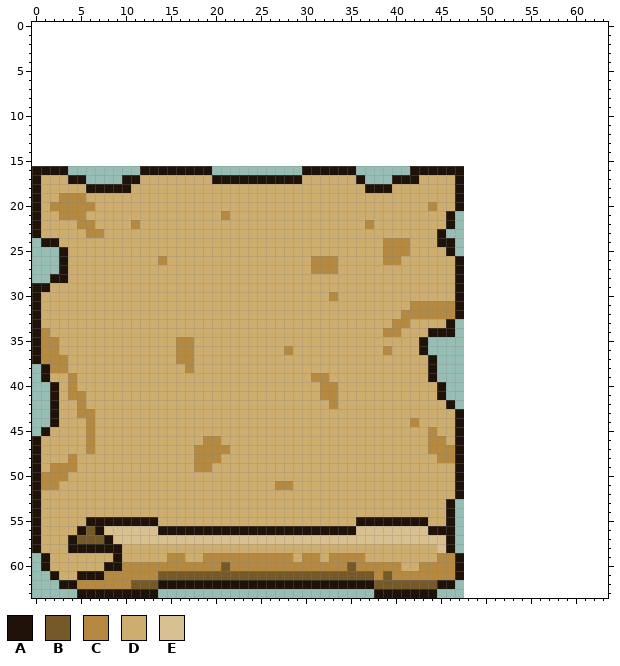
Edited in one commit: pixel-art sprite (Art/16x16 Pixel Art Roguelike (Forest) Pack/ui/pause_menu_ui_9-patch.png). Above, as it was before the edit.
The file is 48x48 pixels. The old version is drawn lined up with the new one, on the new canvas.
Palette (. is transparent): A #1f1209  B #755929  C #b58a40  D #ceae6f  E #d9c091
Pixels before (only the part around the change), first column x 0:
 0 ................................................................
 1 ................................................................
 2 ................................................................
 3 ................................................................
 4 ................................................................
 5 ................................................................
 6 ................................................................
 7 ................................................................
 8 ................................................................
 9 ................................................................
10 ................................................................
11 ................................................................
12 ................................................................
13 ................................................................
14 ................................................................
15 ................................................................
16 AAAA........AAAAAAAA..........AAAAAA......AAAAAA................
17 ADDDAA....AADDDDDDDDAAAAAAAAAADDDDDDA...AAADDDDA................
18 ADDDDDAAAAADDDDDDDDDDDDDDDDDDDDDDDDDDAAADDDDDDDA................
19 ADDCCCDDDDDDDDDDDDDDDDDDDDDDDDDDDDDDDDDDDDDDDDDA................
20 ADCCCCCDDDDDDDDDDDDDDDDDDDDDDDDDDDDDDDDDDDDDCDDA................
21 ADDCCCDDDDDDDDDDDDDDDCDDDDDDDDDDDDDDDDDDDDDDDDA.................
22 ADDDDCCDDDDCDDDDDDDDDDDDDDDDDDDDDDDDDCDDDDDDDDA.................
23 ADDDDDCCDDDDDDDDDDDDDDDDDDDDDDDDDDDDDDDDDDDDDA..................
24 .AADDDDDDDDDDDDDDDDDDDDDDDDDDDDDDDDDDDDCCCDDDAA.................
25 ...ADDDDDDDDDDDDDDDDDDDDDDDDDDDDDDDDDDDCCCDDDDA.................
26 ...ADDDDDDDDDDCDDDDDDDDDDDDDDDDCCCDDDDDCCDDDDDDA................
27 ...ADDDDDDDDDDDDDDDDDDDDDDDDDDDCCCDDDDDDDDDDDDDA................
28 ..AADDDDDDDDDDDDDDDDDDDDDDDDDDDDDDDDDDDDDDDDDDDA................
29 AADDDDDDDDDDDDDDDDDDDDDDDDDDDDDDDDDDDDDDDDDDDDDA................
30 ADDDDDDDDDDDDDDDDDDDDDDDDDDDDDDDDCDDDDDDDDDDDDDA................
31 ADDDDDDDDDDDDDDDDDDDDDDDDDDDDDDDDDDDDDDDDDCCCCCA................
32 ADDDDDDDDDDDDDDDDDDDDDDDDDDDDDDDDDDDDDDDDCCCCCCA................
33 ADDDDDDDDDDDDDDDDDDDDDDDDDDDDDDDDDDDDDDDCCDDDDA.................
34 ACDDDDDDDDDDDDDDDDDDDDDDDDDDDDDDDDDDDDDCCDDDAAA.................
35 ACCDDDDDDDDDDDDDCCDDDDDDDDDDDDDDDDDDDDDDDDDA....................
36 ACCDDDDDDDDDDDDDCCDDDDDDDDDDCDDDDDDDDDDCDDDA....................
37 ACCCDDDDDDDDDDDDCCDDDDDDDDDDDDDDDDDDDDDDDDDDA...................
38 .ACCDDDDDDDDDDDDDCDDDDDDDDDDDDDDDDDDDDDDDDDDA...................
39 .ADDCDDDDDDDDDDDDDDDDDDDDDDDDDDCCDDDDDDDDDDDA...................
40 ..ADCDDDDDDDDDDDDDDDDDDDDDDDDDDDCCDDDDDDDDDDDA..................
41 ..ADCCDDDDDDDDDDDDDDDDDDDDDDDDDDCCDDDDDDDDDDDA..................
42 ..ADDCDDDDDDDDDDDDDDDDDDDDDDDDDDDCDDDDDDDDDDDDA.................
43 ..ADDCCDDDDDDDDDDDDDDDDDDDDDDDDDDDDDDDDDDDDDDDDA................
44 ..ADDDCDDDDDDDDDDDDDDDDDDDDDDDDDDDDDDDDDDDCDDDDA................
45 .ADDDDCDDDDDDDDDDDDDDDDDDDDDDDDDDDDDDDDDDDDDCDDA................
46 ADDDDDCDDDDDDDDDDDDCCDDDDDDDDDDDDDDDDDDDDDDDCCDA................
47 ADDDDDCDDDDDDDDDDDCCCCDDDDDDDDDDDDDDDDDDDDDDCCCA................
48 ADDDCDDDDDDDDDDDDDCCCDDDDDDDDDDDDDDDDDDDDDDDDCCA................
49 ADCCCDDDDDDDDDDDDDCCDDDDDDDDDDDDDDDDDDDDDDDDDDDA................
50 ACCCDDDDDDDDDDDDDDDDDDDDDDDDDDDDDDDDDDDDDDDDDDDA................
51 ACCDDDDDDDDDDDDDDDDDDDDDDDDCCDDDDDDDDDDDDDDDDDDA................
52 ADDDDDDDDDDDDDDDDDDDDDDDDDDDDDDDDDDDDDDDDDDDDDDA................
53 ADDDDDDDDDDDDDDDDDDDDDDDDDDDDDDDDDDDDDDDDDDDDDA.................
54 ADDDDDDDDDDDDDDDDDDDDDDDDDDDDDDDDDDDDDDDDDDDDDA.................
55 ADDDDDAAAAAAAADDDDDDDDDDDDDDDDDDDDDDAAAAAAAADDA.................
56 ADDDDABAEEEEEEAAAAAAAAAAAAAAAAAAAAAAEEEEEEEEAAA.................
57 ADDDABBBAEEEEEEEEEEEEEEEEEEEEEEEEEEEEEEEEEEEEEA.................
58 ADDDAAAAAADDDDDDDDDDDDDDDDDDDDDDDDDDDDDDDDDDDEA.................
59 .ADDDDDDDADDDDDCCDDCCCCCCCCCCDCCDCCCCDDDDDDDDCCA................
60 .ADDDDDDAACCCCCCCCCCCBCCCCCCCCCCCCCBCCCCCDDCCCCA................
61 ..ADDAAACCCCCCBBBBBBBBBBBBBBBBBBBBBBBBCBCCCCCCCA................
62 ...AACCCCCCBBBAAAAAAAAAAAAAAAAAAAAAAAABBBBBBBAA.................
63 .....AAAAAAAAA........................AAAAAAA...................
And afterwards:
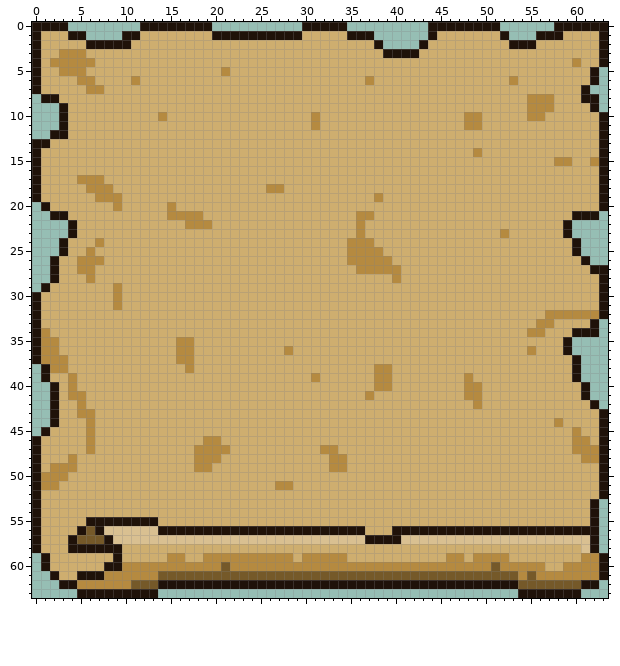
The edit:
canvas 48x48 -> 64x64, the old top-left corner now at 0,16
y 0: x 0..3 .... -> AAAA; x 12..19 ........ -> AAAAAAAA; x 30..34 ..... -> AAAAA; x 44..51 ........ -> AAAAAAAA; x 58..63 ...... -> AAAAAA
y 1: x 0..5 ...... -> ADDDAA; x 10..37 ............................ -> AADDDDDDDDAAAAAAAAAADDDDDAAA; x 44..52 ......... -> ADDDDDDDA; x 56..63 ........ -> AAADDDDA
y 2: x 0..38 ....................................... -> ADDDDDAAAAADDDDDDDDDDDDDDDDDDDDDDDDDDDA; x 43..63 ..................... -> ADDDDDDDDDAAADDDDDDDA
y 3: x 0..63 ................................................................ -> ADDCCCDDDDDDDDDDDDDDDDDDDDDDDDDDDDDDDDDAAAADDDDDDDDDDDDDDDDDDDDA
y 4: x 0..63 ................................................................ -> ADCCCCCDDDDDDDDDDDDDDDDDDDDDDDDDDDDDDDDDDDDDDDDDDDDDDDDDDDDDCDDA
y 5: x 0..62 ............................................................... -> ADDCCCDDDDDDDDDDDDDDDCDDDDDDDDDDDDDDDDDDDDDDDDDDDDDDDDDDDDDDDDA
y 6: x 0..62 ............................................................... -> ADDDDCCDDDDCDDDDDDDDDDDDDDDDDDDDDDDDDCDDDDDDDDDDDDDDDCDDDDDDDDA
y 7: x 0..61 .............................................................. -> ADDDDDCCDDDDDDDDDDDDDDDDDDDDDDDDDDDDDDDDDDDDDDDDDDDDDDDDDDDDDA
y 8: x 1..62 .............................................................. -> AADDDDDDDDDDDDDDDDDDDDDDDDDDDDDDDDDDDDDDDDDDDDDDDDDDDDCCCDDDAA
y 9: x 3..62 ............................................................ -> ADDDDDDDDDDDDDDDDDDDDDDDDDDDDDDDDDDDDDDDDDDDDDDDDDDDCCCDDDDA
y 10: x 3..63 ............................................................. -> ADDDDDDDDDDCDDDDDDDDDDDDDDDDCDDDDDDDDDDDDDDDDCCDDDDDCCDDDDDDA
y 11: x 3..63 ............................................................. -> ADDDDDDDDDDDDDDDDDDDDDDDDDDDCDDDDDDDDDDDDDDDDCCDDDDDDDDDDDDDA
y 12: x 2..63 .............................................................. -> AADDDDDDDDDDDDDDDDDDDDDDDDDDDDDDDDDDDDDDDDDDDDDDDDDDDDDDDDDDDA
y 13: x 0..63 ................................................................ -> AADDDDDDDDDDDDDDDDDDDDDDDDDDDDDDDDDDDDDDDDDDDDDDDDDDDDDDDDDDDDDA
y 14: x 0..63 ................................................................ -> ADDDDDDDDDDDDDDDDDDDDDDDDDDDDDDDDDDDDDDDDDDDDDDDDCDDDDDDDDDDDDDA
y 15: x 0..63 ................................................................ -> ADDDDDDDDDDDDDDDDDDDDDDDDDDDDDDDDDDDDDDDDDDDDDDDDDDDDDDDDDCCDDCA
y 16: x 1..63 AAA........AAAAAAAA..........AAAAAA......AAAAAA................ -> DDDDDDDDDDDDDDDDDDDDDDDDDDDDDDDDDDDDDDDDDDDDDDDDDDDDDDDDDDDDDDA
y 17: x 4..11 AA....AA -> DCCCDDDD; x 20..29 AAAAAAAAAA -> DDDDDDDDDD; x 36..42 A...AAA -> DDDDDDD; x 47..63 A................ -> DDDDDDDDDDDDDDDDA
y 18: x 6..10 AAAAA -> CCCDD; x 26..27 DD -> CC; x 37..39 AAA -> DDD; x 47..63 A................ -> DDDDDDDDDDDDDDDDA
y 19: x 3..5 CCC -> DDD; x 7..9 DDD -> CCC; x 38 D -> C; x 47..63 A................ -> DDDDDDDDDDDDDDDDA
y 20: x 0..6 ADCCCCC -> .ADDDDD; x 9 D -> C; x 15 D -> C; x 44 C -> D; x 47..63 A................ -> DDDDDDDDDDDDDDDDA
y 21: x 0..5 ADDCCC -> ..AADD; x 15..18 DDDD -> CCCC; x 21 C -> D; x 36..37 DD -> CC; x 46..62 A................ -> DDDDDDDDDDDDDDAAA
y 22: x 0..6 ADDDDCC -> ....ADD; x 11 C -> D; x 17..19 DDD -> CCC; x 36..37 DC -> CD; x 46..59 A............. -> DDDDDDDDDDDDDA
y 23: x 0..4 ADDDD -> ....A; x 6..7 CC -> DD; x 36 D -> C; x 45..59 A.............. -> DDDDDDDCDDDDDDA
y 24: x 1..3 AAD -> ..A; x 7 D -> C; x 35..37 DDD -> CCC; x 39..41 CCC -> DDD; x 45..60 AA.............. -> DDDDDDDDDDDDDDDA
y 25: x 6 D -> C; x 35..41 DDDDCCC -> CCCCDDD; x 46..60 A.............. -> DDDDDDDDDDDDDDA
y 26: x 2..3 .A -> AD; x 5..7 DDD -> CCC; x 14 C -> D; x 31..33 CCC -> DDD; x 35..38 DDDD -> CCCC; x 40 C -> D; x 47..61 A.............. -> DDDDDDDDDDDDDDA
y 27: x 2..3 .A -> AD; x 5..6 DD -> CC; x 31..33 CCC -> DDD; x 36..40 DDDDD -> CCCCC; x 47..63 A................ -> DDDDDDDDDDDDDDDAA
y 28: x 3 A -> D; x 6 D -> C; x 40 D -> C; x 47..63 A................ -> DDDDDDDDDDDDDDDDA
y 29: x 0 A -> .; x 9 D -> C; x 47..63 A................ -> DDDDDDDDDDDDDDDDA
y 30: x 9 D -> C; x 33 C -> D; x 47..63 A................ -> DDDDDDDDDDDDDDDDA
y 31: x 9 D -> C; x 42..63 CCCCCA................ -> DDDDDDDDDDDDDDDDDDDDDA
y 32: x 41..63 CCCCCCA................ -> DDDDDDDDDDDDDDDDCCCCCCA
y 33: x 40..41 CC -> DD; x 46..62 A................ -> DDDDDDDDDDCCDDDDA
y 34: x 39..40 CC -> DD; x 44..62 AAA................ -> DDDDDDDDDDDCCDDDAAA
y 35: x 43..59 A................ -> DDDDDDDDDDDDDDDDA
y 36: x 39 C -> D; x 43..59 A................ -> DDDDDDDDDDDDCDDDA
y 37: x 44..60 A................ -> DDDDDDDDDDDDDDDDA
y 38: x 38..39 DD -> CC; x 44..60 A................ -> DDDDDDDDDDDDDDDDA
y 39: x 32 C -> D; x 38..39 DD -> CC; x 44..60 A................ -> DDDDCDDDDDDDDDDDA
y 40: x 32..33 CC -> DD; x 38..39 DD -> CC; x 45..61 A................ -> DDDCCDDDDDDDDDDDA
y 41: x 32..33 CC -> DD; x 37 D -> C; x 45..61 A................ -> DDDCCDDDDDDDDDDDA
y 42: x 33 C -> D; x 46..62 A................ -> DDDCDDDDDDDDDDDDA
y 43: x 47..63 A................ -> DDDDDDDDDDDDDDDDA
y 44: x 42 C -> D; x 47..63 A................ -> DDDDDDDDDDDCDDDDA
y 45: x 44 C -> D; x 47..63 A................ -> DDDDDDDDDDDDDCDDA
y 46: x 44..45 CC -> DD; x 47..63 A................ -> DDDDDDDDDDDDDCCDA
y 47: x 32..33 DD -> CC; x 44..63 CCCA................ -> DDDDDDDDDDDDDDDDCCCA
y 48: x 33..34 DD -> CC; x 45..63 CCA................ -> DDDDDDDDDDDDDDDDCCA
y 49: x 33..34 DD -> CC; x 47..63 A................ -> DDDDDDDDDDDDDDDDA
y 50..52: x 47..63 A................ -> DDDDDDDDDDDDDDDDA
y 53..54: x 46..62 A................ -> DDDDDDDDDDDDDDDDA
y 55: x 36..43 AAAAAAAA -> DDDDDDDD; x 46..62 A................ -> DDDDDDDDDDDDDDDDA
y 56: x 36..43 EEEEEEEE -> ADDDAAAA; x 47..62 ................ -> AAAAAAAAAAAAAAAA
y 57: x 37..40 EEEE -> AAAA; x 46..62 A................ -> EEEEEEEEEEEEEEEEA
y 58: x 45..62 EA................ -> DDDDDDDDDDDDDDDDEA
y 59: x 32 D -> C; x 35..36 CC -> DD; x 45 C -> D; x 47..63 A................ -> CDCCCCDDDDDDDDCCA
y 60: x 35 B -> C; x 41..42 DD -> CC; x 47..63 A................ -> CCCCBCCCCCDDCCCCA
y 61: x 38 C -> B; x 40..63 CCCCCCCA................ -> BBBBBBBBBBBBBBCBCCCCCCCA
y 62: x 38..44 BBBBBBB -> AAAAAAA; x 47..62 ................ -> AAAAAAABBBBBBBAA
y 63: x 38..44 AAAAAAA -> .......; x 54..60 ....... -> AAAAAAA
Where, in picture pixels (left, top, right, bottom), the same in both pictures:
changed: (32, 22, 608, 598)
